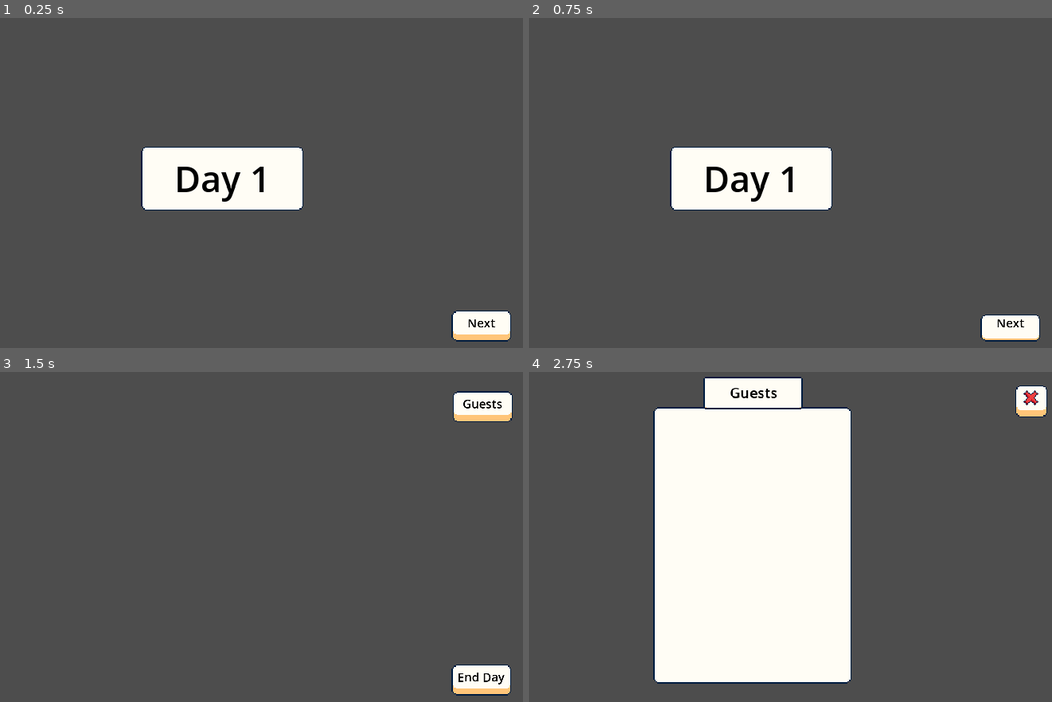
Above: before the commit, frames 1-4 (two rows, left to right).
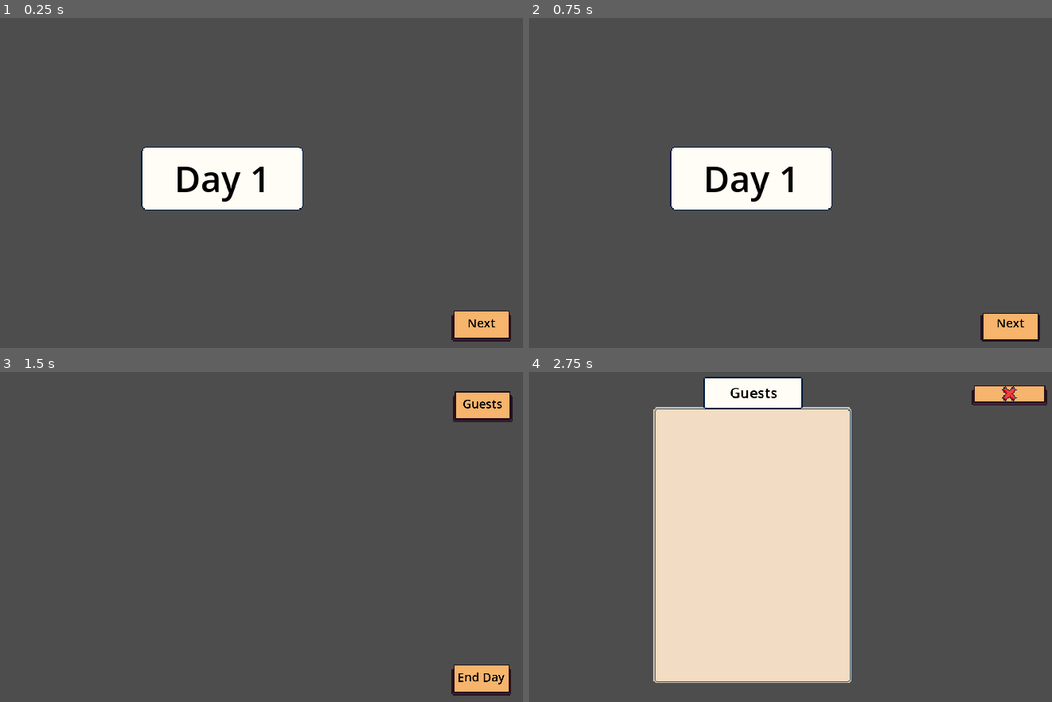
Above: after the commit, the same moments.

Repository: cmclaudet/Hot-Spring-Game
Game: Godot game, scene res://Scenes/main.tscn
Two runs of this game, one before a commit and one after it. Both use one fixed random seed, a clock stepped at 60 frames per second and the inputs below.
Inputs (mouse positions are in pixels of both pictures, inside the frame that each line leads up to):
- Up to frame 1 (0.25 s): no input
- Up to frame 2 (0.75 s): tap Enter at 0.5 s; move the mouse to (1010, 324) at 0.52 s; click (1010, 324) at 0.67 s
- Up to frame 3 (1.5 s): click (496, 682) at 1.25 s
- Up to frame 4 (2.75 s): tap Space at 2 s; move the mouse to (1010, 408) at 2.02 s; click (1010, 408) at 2.17 s

The runs differ from the first frame. In frame 1, 0.9% of the frame differs, in the area x 86-98%, y 88-99%; in frame 2, 0.9%; in frame 3, 1.8%; in frame 4, 33%, in the area x 23-100%, y 4-95%.

Commit message:
Added some button UI

Diff:
--- a/Scenes/Matching/book_page.tscn
+++ b/Scenes/Matching/book_page.tscn
@@ -1,6 +1,6 @@
 [gd_scene load_steps=6 format=3 uid="uid://dh1c6bd54stoo"]
 
-[ext_resource type="Texture2D" uid="uid://c0xxnbxl8lnkn" path="res://Art/Complete_GUI_Essential_Pack_Free_Version/01_Basic_Collection/01_Flat_Theme/Sprites/UI_Flat_Button_Medium_Lock_02a3.png" id="1_kqr1p"]
+[ext_resource type="Texture2D" uid="uid://4hw3pfxotx6f" path="res://Art/Ui/PaperTextureGuests.png" id="1_s53ua"]
 [ext_resource type="Texture2D" uid="uid://d0eyh0riii7xm" path="res://Art/Complete_GUI_Essential_Pack_Free_Version/01_Basic_Collection/01_Flat_Theme/Sprites/UI_Flat_Button_Medium_Release_01a2.png" id="2_dawhj"]
 [ext_resource type="LabelSettings" uid="uid://cjwsxdq0cq7qk" path="res://Themes/ui_text_small_header.tres" id="3_ltvpi"]
 
@@ -27,8 +27,8 @@
 grow_horizontal = 2
 grow_vertical = 2
 theme = SubResource("Theme_vjedx")
-texture = ExtResource("1_kqr1p")
-region_rect = Rect2(0, 6, 64, 26)
+texture = ExtResource("1_s53ua")
+region_rect = Rect2(3.04612, 1.75492, 80.9184, 25.522)
 patch_margin_left = 5
 patch_margin_top = 5
 patch_margin_right = 5
--- a/Scenes/Matching/matching.tscn
+++ b/Scenes/Matching/matching.tscn
@@ -1,7 +1,8 @@
-[gd_scene load_steps=7 format=3 uid="uid://da0jok8d622mq"]
+[gd_scene load_steps=8 format=3 uid="uid://da0jok8d622mq"]
 
 [ext_resource type="Script" path="res://Scripts/Matching/matching.gd" id="1_1wlxi"]
 [ext_resource type="PackedScene" uid="uid://dh1c6bd54stoo" path="res://Scenes/Matching/book_page.tscn" id="1_t234y"]
+[ext_resource type="Texture2D" uid="uid://v5my2vr1ibje" path="res://Art/Ui/PaperTextureRooms.png" id="4_enuk6"]
 [ext_resource type="Texture2D" uid="uid://dxvxq6apw2xmu" path="res://Art/Complete_GUI_Essential_Pack_Free_Version/01_Basic_Collection/01_Flat_Theme/Sprites/UI_Flat_Button_Small_Release_02a4.png" id="11_2wyrs"]
 [ext_resource type="Texture2D" uid="uid://btg836gwpfg8a" path="res://Art/Complete_GUI_Essential_Pack_Free_Version/01_Basic_Collection/01_Flat_Theme/Sprites/UI_Flat_Button_Small_Press_02a2.png" id="13_3et5f"]
 [ext_resource type="Texture2D" uid="uid://d0544mtup7b3n" path="res://Art/Complete_GUI_Essential_Pack_Free_Version/01_Basic_Collection/01_Flat_Theme/Sprites/UI_Flat_Button_Small_Release_02a1.png" id="13_si5sg"]
@@ -31,6 +32,9 @@
 grow_horizontal = 2
 grow_vertical = 2
 
+[node name="TextureRect" parent="BookPageGuest" index="0"]
+region_rect = Rect2(2.84827, 1.95276, 81.3141, 25.1392)
+
 [node name="ScrollContainer" type="ScrollContainer" parent="BookPageGuest/TextureRect" index="0"]
 layout_mode = 0
 offset_left = 13.5
@@ -54,6 +58,10 @@
 offset_right = 120.0
 grow_horizontal = 2
 grow_vertical = 2
+
+[node name="TextureRect" parent="BookPageRooms" index="0"]
+texture = ExtResource("4_enuk6")
+region_rect = Rect2(3.04612, 2.15061, 80.9184, 25.1263)
 
 [node name="ScrollContainer" type="ScrollContainer" parent="BookPageRooms/TextureRect" index="0"]
 layout_mode = 0
--- a/Scenes/Shared/close_button.tscn
+++ b/Scenes/Shared/close_button.tscn
@@ -1,22 +1,22 @@
 [gd_scene load_steps=5 format=3 uid="uid://c2cj2266tuixy"]
 
-[ext_resource type="Texture2D" uid="uid://dxvxq6apw2xmu" path="res://Art/Complete_GUI_Essential_Pack_Free_Version/01_Basic_Collection/01_Flat_Theme/Sprites/UI_Flat_Button_Small_Release_02a4.png" id="1_3mbl8"]
-[ext_resource type="Texture2D" uid="uid://d0544mtup7b3n" path="res://Art/Complete_GUI_Essential_Pack_Free_Version/01_Basic_Collection/01_Flat_Theme/Sprites/UI_Flat_Button_Small_Release_02a1.png" id="2_rhg1g"]
-[ext_resource type="Texture2D" uid="uid://btg836gwpfg8a" path="res://Art/Complete_GUI_Essential_Pack_Free_Version/01_Basic_Collection/01_Flat_Theme/Sprites/UI_Flat_Button_Small_Press_02a2.png" id="3_2rdem"]
+[ext_resource type="Texture2D" uid="uid://b2o4gw8mk1o1r" path="res://Art/Ui/Button_Unpressed.png" id="1_vdh5t"]
+[ext_resource type="Texture2D" uid="uid://bgbefsjcfj0sr" path="res://Art/Ui/Button_Pressed.png" id="2_fc056"]
+[ext_resource type="Texture2D" uid="uid://b3lup1owr5a7" path="res://Art/Ui/Button_Hover.png" id="3_oataf"]
 [ext_resource type="Texture2D" uid="uid://b62t5q4cbxji0" path="res://Art/Complete_GUI_Essential_Pack_Free_Version/01_Basic_Collection/01_Flat_Theme/Sprites/UI_Flat_Cross_Large.png" id="4_xnxlv"]
 
 [node name="CloseButton" type="TextureButton"]
 anchors_preset = 1
 anchor_left = 1.0
 anchor_right = 1.0
-offset_left = -51.0
+offset_left = -95.0
 offset_top = 17.0
 offset_right = -19.0
-offset_bottom = 49.0
+offset_bottom = 37.0
 grow_horizontal = 0
-texture_normal = ExtResource("1_3mbl8")
-texture_pressed = ExtResource("2_rhg1g")
-texture_hover = ExtResource("3_2rdem")
+texture_normal = ExtResource("1_vdh5t")
+texture_pressed = ExtResource("2_fc056")
+texture_hover = ExtResource("3_oataf")
 
 [node name="CrossIcon" type="TextureRect" parent="."]
 layout_mode = 1
@@ -25,10 +25,10 @@
 anchor_top = 0.406
 anchor_right = 0.5
 anchor_bottom = 0.406
-offset_left = -13.0
-offset_top = -9.992
-offset_right = 13.0
-offset_bottom = 10.008
+offset_left = -16.0
+offset_top = -15.12
+offset_right = 16.0
+offset_bottom = 16.88
 grow_horizontal = 2
 grow_vertical = 2
 texture = ExtResource("4_xnxlv")
--- a/Scenes/Shared/ui_button_text.tscn
+++ b/Scenes/Shared/ui_button_text.tscn
@@ -1,9 +1,9 @@
 [gd_scene load_steps=6 format=3 uid="uid://clottyp36sw47"]
 
-[ext_resource type="Texture2D" uid="uid://dxvxq6apw2xmu" path="res://Art/Complete_GUI_Essential_Pack_Free_Version/01_Basic_Collection/01_Flat_Theme/Sprites/UI_Flat_Button_Small_Release_02a4.png" id="2_1f8w0"]
+[ext_resource type="Texture2D" uid="uid://b2o4gw8mk1o1r" path="res://Art/Ui/Button_Unpressed.png" id="1_ql584"]
 [ext_resource type="Script" path="res://Scripts/Components/nine_patch_rect_button.gd" id="3_4tk0t"]
-[ext_resource type="Texture2D" uid="uid://btg836gwpfg8a" path="res://Art/Complete_GUI_Essential_Pack_Free_Version/01_Basic_Collection/01_Flat_Theme/Sprites/UI_Flat_Button_Small_Press_02a2.png" id="4_ig6gm"]
-[ext_resource type="Texture2D" uid="uid://d0544mtup7b3n" path="res://Art/Complete_GUI_Essential_Pack_Free_Version/01_Basic_Collection/01_Flat_Theme/Sprites/UI_Flat_Button_Small_Release_02a1.png" id="5_lahhb"]
+[ext_resource type="Texture2D" uid="uid://b3lup1owr5a7" path="res://Art/Ui/Button_Hover.png" id="3_7udki"]
+[ext_resource type="Texture2D" uid="uid://bgbefsjcfj0sr" path="res://Art/Ui/Button_Pressed.png" id="4_pork8"]
 [ext_resource type="LabelSettings" uid="uid://lt6428wgxtiq" path="res://Themes/ui_label_setting_menu_button.tres" id="6_wb31y"]
 
 [node name="UiButton" type="Control"]
@@ -27,14 +27,14 @@
 offset_bottom = 31.0
 grow_horizontal = 0
 mouse_filter = 0
-texture = ExtResource("2_1f8w0")
+texture = ExtResource("1_ql584")
 patch_margin_left = 5
 patch_margin_top = 5
 patch_margin_right = 5
 patch_margin_bottom = 10
 script = ExtResource("3_4tk0t")
-onHoverTex = ExtResource("4_ig6gm")
-onPressedTex = ExtResource("5_lahhb")
+onHoverTex = ExtResource("3_7udki")
+onPressedTex = ExtResource("4_pork8")
 
 [node name="Label" type="Label" parent="Button"]
 layout_mode = 1
--- a/Scenes/ui_guests.tscn
+++ b/Scenes/ui_guests.tscn
@@ -25,6 +25,9 @@
 grow_horizontal = 2
 grow_vertical = 2
 
+[node name="TextureRect" parent="BookPage" index="0"]
+region_rect = Rect2(2.84827, 1.95276, 81.1163, 25.3241)
+
 [node name="ScrollContainer" type="ScrollContainer" parent="BookPage/TextureRect" index="0"]
 layout_mode = 0
 offset_left = 13.5
@@ -39,10 +42,10 @@
 
 [node name="CloseButton" parent="." instance=ExtResource("3_q4tt6")]
 layout_mode = 1
-offset_left = -55.0
+offset_left = -99.0
 offset_top = 19.0
 offset_right = -23.0
-offset_bottom = 51.0
+offset_bottom = 40.0
 
 [connection signal="pressed" from="CloseButton" to="." method="_on_close_button_pressed"]
 
--- /dev/null
+++ b/town.tscn
@@ -0,0 +1,6 @@
+[gd_scene format=3 uid="uid://bssbntarrqjqm"]
+
+[node name="Town" type="Node2D"]
+
+[node name="TileMap" type="TileMap" parent="."]
+format = 2
Binary file added: Art/Ui/Button_Hover.png
Not shown, added: Art/Ui/Button_Hover.png.import
Binary file added: Art/Ui/Button_Pressed.png
Not shown, added: Art/Ui/Button_Pressed.png.import
Binary file added: Art/Ui/Button_Unpressed.png
Not shown, added: Art/Ui/Button_Unpressed.png.import
Binary file added: Art/Ui/PaperTexture.png
Not shown, added: Art/Ui/PaperTexture.png.import
Binary file added: Art/Ui/PaperTextureGuests.png
Not shown, added: Art/Ui/PaperTextureGuests.png.import
Binary file added: Art/Ui/PaperTextureRooms.png
Not shown, added: Art/Ui/PaperTextureRooms.png.import
